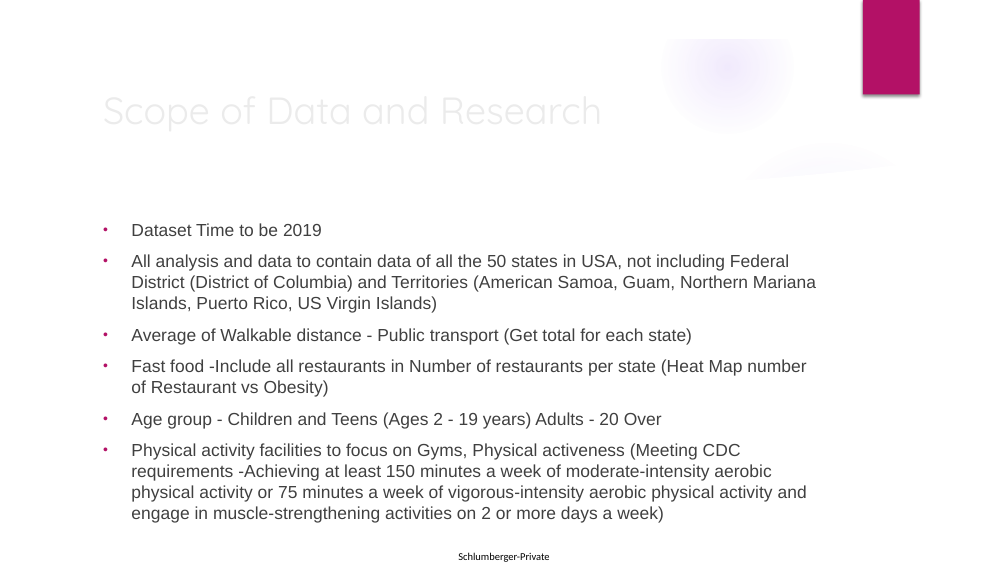
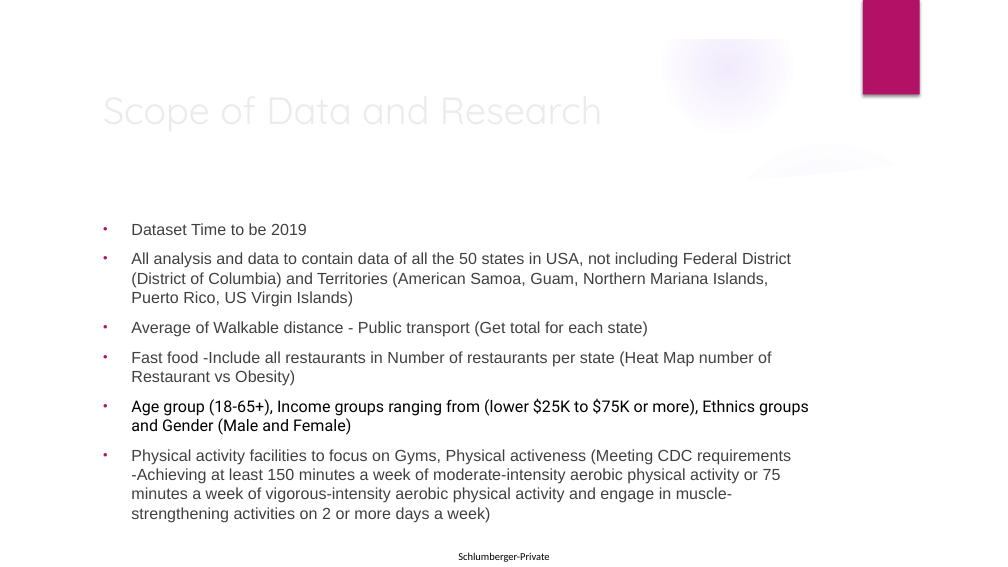
Before and after one commit to rajeshnair1984/Project_Obesity, a slide deck: slide 3 of O3_presentation_V2.pptx. Drawn at 1008x567 pixels with LibreOffice and Linux fonts; fonts in the diff are those of the drawing; background and template pictures are left out. Boxes give left, top, right and bottom in pixels: in the first picture for what was removed or moved away, otherwise in the second. Text is boxed around its words. In the diff, an @@ line names an element or a change of style, - is before the commit and + after.

Commit message:
final update on PPT

```diff
--- a/O3_presentation_V2.pptx
+++ b/O3_presentation_V2.pptx
@@ text at bbox=[131, 223, 791, 503]: size 16.6 to 15.3 pt in "Dataset Time to be 2019", "All analysis and data to contain data ...", "Average of Walkable distance - Public transport ...", "Fast food -Include all restaurants in Number ..." and 1 more places @@
@@ text at bbox=[131, 398, 809, 435]: text changed; size 16.6 to 15.3 pt; font Arial to Roboto; text colour #404040 to #000000 @@
-• Age group - Children and Teens (Ages 2 - 19 years) Adults - 20 Over
+• Age group (18-65+), Income groups ranging from (lower $25K to $75K or more), Ethnics groups and Gender (Male and Female)
```
